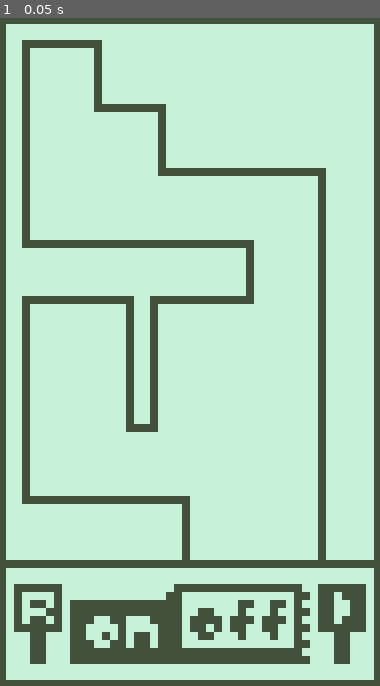
Above: before the commit, frame 1.
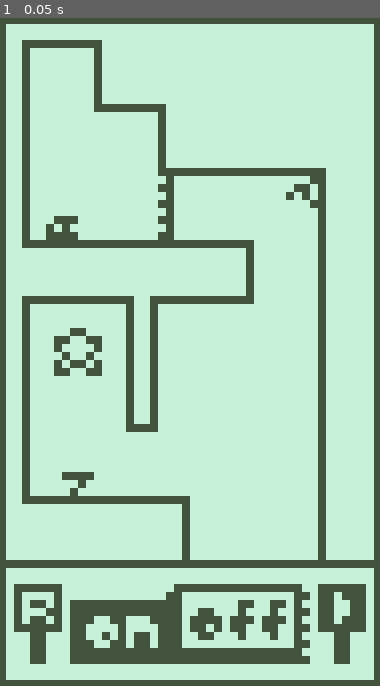
Above: after the commit, the same moment.

Repository: CrashPixel/Save_Mr_Blob-
Game: Godot game, scene res://Levels/level_1.tscn
Same seed, same stepped clock (60 frames per second), same inputs: the game is played once before the commit and once after it. The project has no main scene, so this scene is started directly.
Inputs:
- Up to frame 1 (0.05 s): no input

The runs differ from the first frame. In frame 1, 1.3% of the frame differs, in the area x 12-84%, y 23-72%.

Commit message:
All assets in, time to code
Everything is in and accounted for, now its just a matter of coding in the first interaction: Seeing if I can use a ray cast to draw the beam to any length I want

Diff:
--- a/Levels/level_1.tscn
+++ b/Levels/level_1.tscn
@@ -4,6 +4,10 @@
 [ext_resource type="Texture2D" uid="uid://cx33sa1h547a5" path="res://Assets/Images/NewTiles.png" id="2_syshm"]
 [ext_resource type="AudioStream" uid="uid://c4evay14n8fi8" path="res://Assets/Audio/MrBlob Song.wav" id="3_rfktq"]
 [ext_resource type="Texture2D" uid="uid://5pjcrmtqpqvt" path="res://Assets/Images/Overlay.png" id="4_0urlm"]
+[ext_resource type="Texture2D" uid="uid://d0ho4nb1lce7y" path="res://Assets/Images/Spring Sheet.png" id="5_77x7w"]
+[ext_resource type="Texture2D" uid="uid://36chwrq7p1vk" path="res://Assets/Images/Door.png" id="6_0urlm"]
+[ext_resource type="Texture2D" uid="uid://c4ha6y6ojvynj" path="res://Assets/Images/Mr Blob Spritesheet.png" id="7_77x7w"]
+[ext_resource type="Texture2D" uid="uid://deecwggviuko1" path="res://Assets/Images/Beam.png" id="7_xoyoh"]
 
 [sub_resource type="TileSetAtlasSource" id="TileSetAtlasSource_hn12h"]
 texture = ExtResource("2_syshm")
@@ -393,6 +397,9 @@
 terrain_set_0/terrain_0/color = Color(0.2627451, 0, 0.23921569, 1)
 sources/0 = SubResource("TileSetAtlasSource_hn12h")
 
+[sub_resource type="RectangleShape2D" id="RectangleShape2D_bihxj"]
+size = Vector2(2, 8)
+
 [node name="Level_1" type="Node2D" unique_id=1454198677]
 
 [node name="Backing" type="Sprite2D" parent="." unique_id=338671683]
@@ -425,14 +432,58 @@
 region_enabled = true
 region_rect = Rect2(1, 3, 6, 10)
 
-[node name="On_Off" type="Sprite2D" parent="UI" unique_id=1985223632]
+[node name="OnOff" type="Sprite2D" parent="UI" unique_id=1985223632]
 position = Vector2(0, 28)
 texture = ExtResource("4_0urlm")
 region_enabled = true
 region_rect = Rect2(9, 3, 30, 10)
 
-[node name="Speed_Up" type="Sprite2D" parent="UI" unique_id=377345790]
+[node name="SpeedUp" type="Sprite2D" parent="UI" unique_id=377345790]
 position = Vector2(19, 28)
 texture = ExtResource("4_0urlm")
 region_enabled = true
 region_rect = Rect2(41, 3, 6, 10)
+
+[node name="ExitStar" type="Sprite2D" parent="." unique_id=2000023689]
+position = Vector2(-14, -6)
+texture = ExtResource("4_0urlm")
+region_enabled = true
+region_rect = Rect2(52, 21, 6, 6)
+
+[node name="ExitStar2" type="Sprite2D" parent="." unique_id=1070977851]
+position = Vector2(-14, 10)
+texture = ExtResource("5_77x7w")
+hframes = 3
+
+[node name="Door" type="Sprite2D" parent="." unique_id=1249250331]
+texture_repeat = 2
+position = Vector2(-3, -24)
+texture = ExtResource("6_0urlm")
+region_enabled = true
+region_rect = Rect2(0, 0, 2, 8)
+
+[node name="StaticBody2D" type="StaticBody2D" parent="Door" unique_id=597293913]
+
+[node name="CollisionShape2D" type="CollisionShape2D" parent="Door/StaticBody2D" unique_id=223816642]
+shape = SubResource("RectangleShape2D_bihxj")
+
+[node name="Blaster" type="Sprite2D" parent="." unique_id=1552897523]
+position = Vector2(15, -26)
+texture = ExtResource("4_0urlm")
+region_enabled = true
+region_rect = Rect2(60, 21, 2, 4)
+
+[node name="Beam" type="Sprite2D" parent="Blaster" unique_id=1285169238]
+position = Vector2(-2, 0)
+texture = ExtResource("7_xoyoh")
+region_enabled = true
+region_rect = Rect2(0, 0, 2, 2)
+
+[node name="RayCast2D" type="RayCast2D" parent="Blaster" unique_id=236085795]
+target_position = Vector2(-38, 0)
+
+[node name="MrBlobSpritesheet" type="Sprite2D" parent="." unique_id=169902699]
+position = Vector2(-16, -22)
+texture = ExtResource("7_77x7w")
+hframes = 4
+vframes = 2
Binary file added: Assets/Images/Beam.png
Not shown, added: Assets/Images/Beam.png.import
Binary file added: Assets/Images/Door.png
Not shown, added: Assets/Images/Door.png.import
Binary file removed: Assets/Images/Level Assets.png
Binary file changed: Assets/Images/Overlay.png
Binary file added: Assets/Images/Spikes.png
Not shown, added: Assets/Images/Spikes.png.import
Binary file added: Assets/Images/Spring Sheet.png
Not shown, changed: Assets/Images/Spring Sheet.png.import
